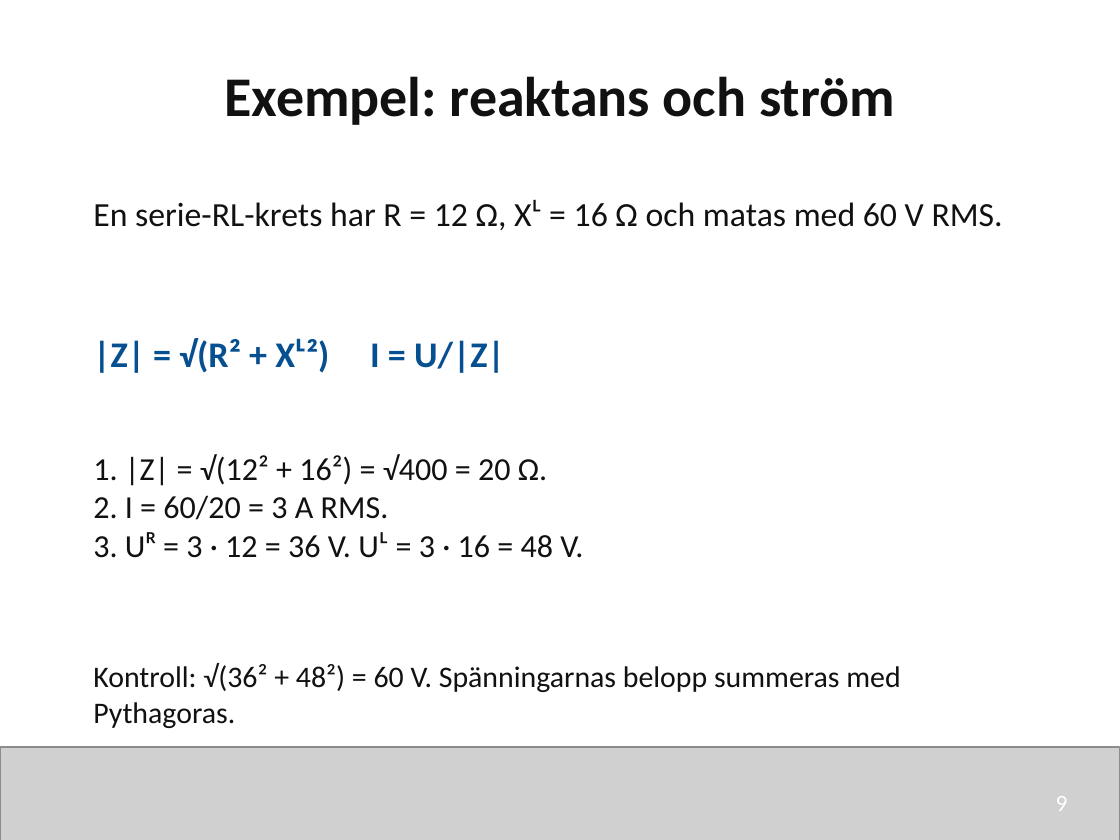
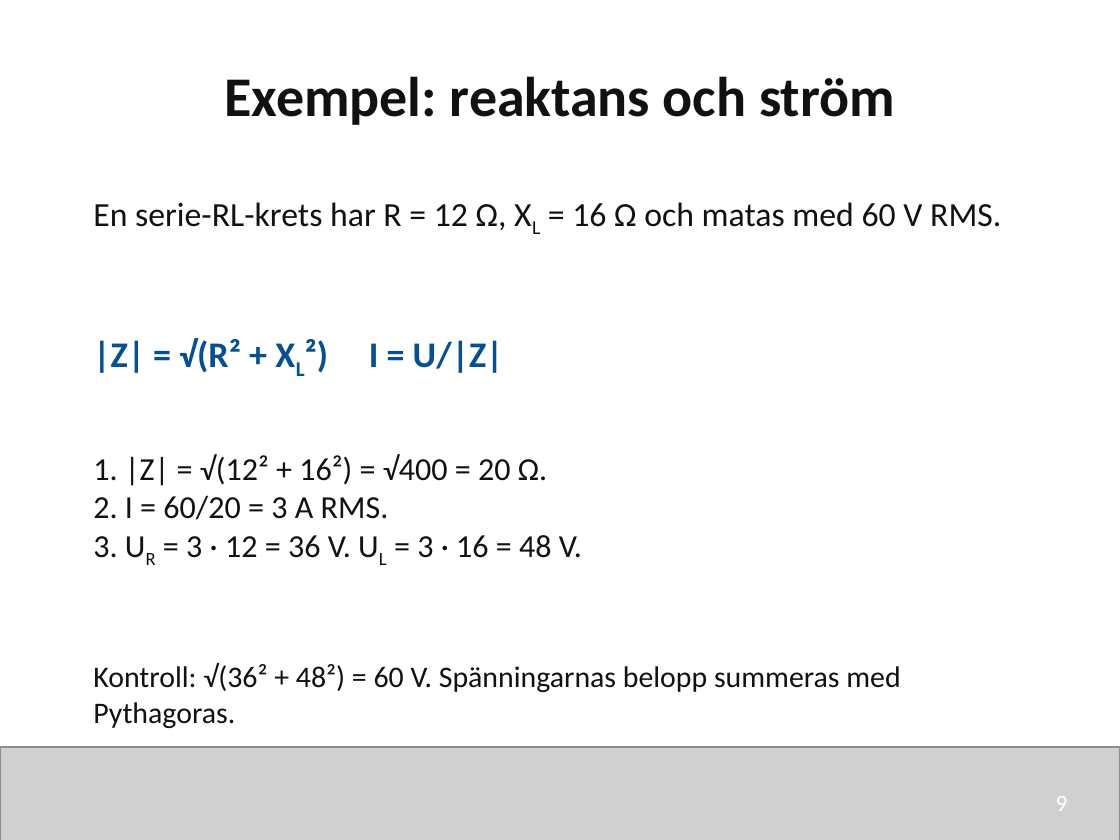
Before and after one commit to nj22az/nj22az.github.io, a slide deck: slide 9 of sjoskolan/vecka-40/aktuell/v40_02_Reaktans_och_impedans_elev.pptx. Drawn at 1120x840 pixels with LibreOffice and Linux fonts; fonts in the diff are those of the drawing; grey boxes stand for pictures. Boxes give left, top, right and bottom in pixels: in the first picture for what was removed or moved away, otherwise in the second. Text is boxed around its words. In the diff, an @@ line names an element or a change of style, - is before the commit and + after.

```diff
--- a/sjoskolan/vecka-40/aktuell/v40_02_Reaktans_och_impedans_elev.pptx
+++ b/sjoskolan/vecka-40/aktuell/v40_02_Reaktans_och_impedans_elev.pptx
@@ text at (x1=93, y1=202, x2=1001, y2=230): text changed @@
-En serie-RL-krets har R = 12 Ω, Xᴸ = 16 Ω och matas med 60 V RMS.
+En serie-RL-krets har R = 12 Ω, XL = 16 Ω och matas med 60 V RMS.
@@ text at (x1=93, y1=338, x2=504, y2=373): text changed @@
-|Z| = √(R² + Xᴸ²) I = U/|Z|
+|Z| = √(R² + XL²) I = U/|Z|
@@ text at (x1=93, y1=535, x2=582, y2=558): text changed @@
-3. Uᴿ = 3 · 12 = 36 V. Uᴸ = 3 · 16 = 48 V.
+3. UR = 3 · 12 = 36 V. UL = 3 · 16 = 48 V.
```
Also in this commit, not shown: 28 other slides changed, 12 other files.
